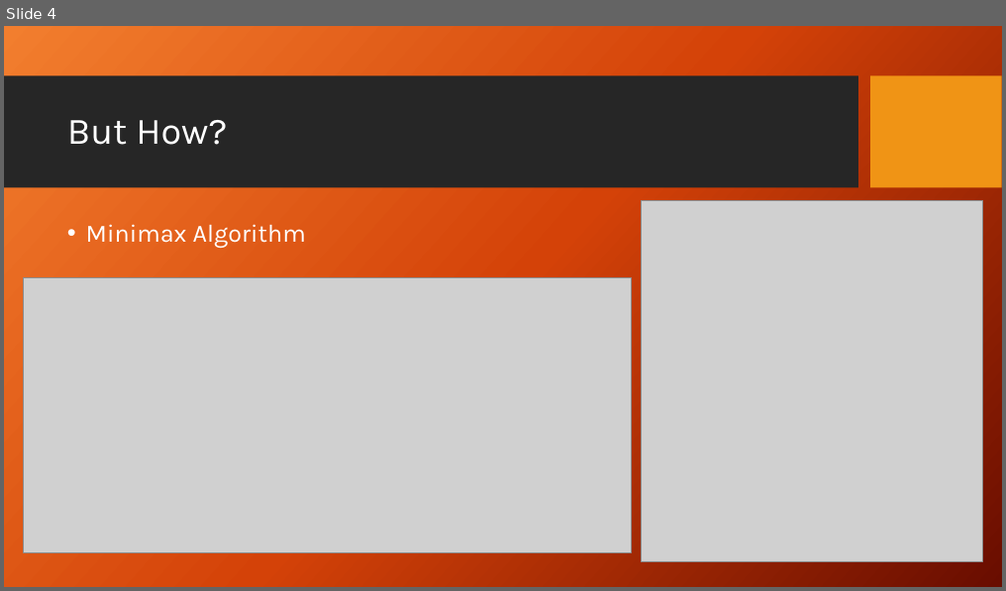
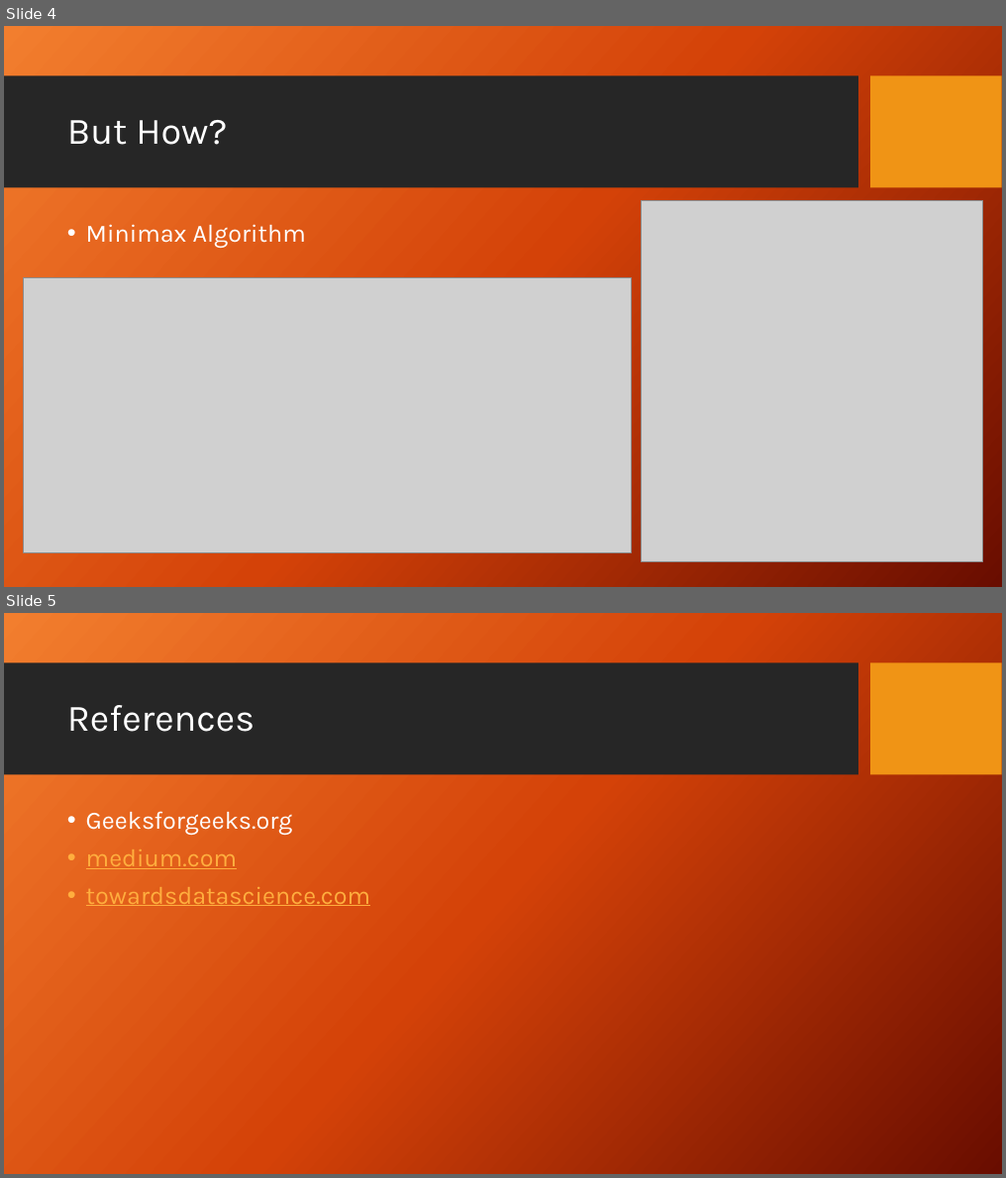
Before and after one commit to dextercarlmiller/Senior-Project, a slide deck: files/presentation.pptx. Shown one above the other, each under a label of ours: slide 4 before the commit, slides 4 and 5 after it. The pictures are 1006x591 and 1006x1178 pixels, drawn with LibreOffice and Linux fonts; fonts in the diff are those of the drawing; grey boxes stand for pictures; background and template pictures are left out. Boxes give left, top, right and bottom in pixels: in the first picture for what was removed or moved away, otherwise in the second. Text is boxed around its words. In the diff, an @@ line names an element or a change of style, - is before the commit and + after.

```diff
--- a/files/presentation.pptx
+++ b/files/presentation.pptx
@@ slide 5 added at (4,613,1002,1174), background picture (left out); not listed: 2 template elements that a slide beside it also shows @@
@@ title added at (67,705,254,732), 36 pt, text #FFFFFF @@
+References
@@ text added at (86,811,370,906), 24 pt, text #FFAE3E, underline @@
+• Geeksforgeeks.org
+• medium.com
+• towardsdatascience.com
```
Also in this commit, not shown: 1 slide changed, 1 slide removed, 35 other files.
